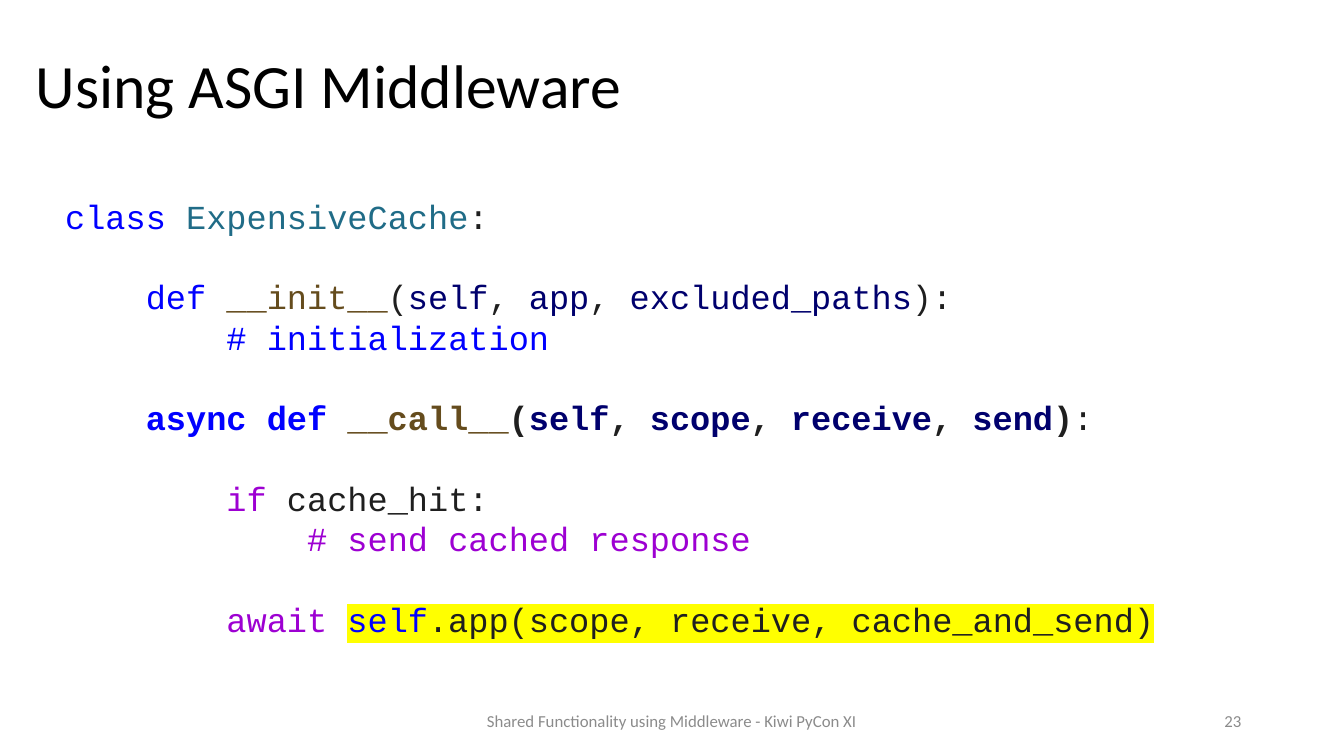
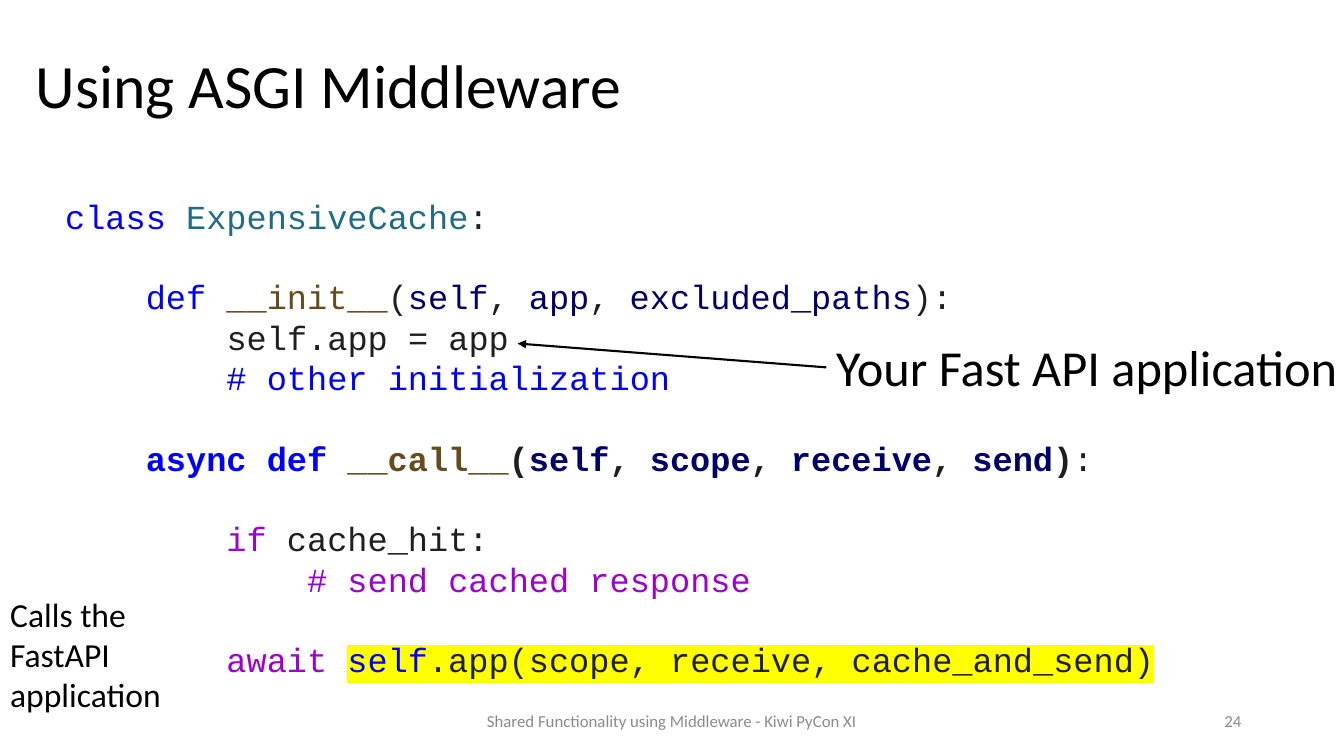
Before and after one commit to prod-python/kiwi-pycon-xi, a slide deck: slide 24 of slides.pptx (slide 23 before the commit). Drawn at 1344x756 pixels with LibreOffice and Linux fonts; fonts in the diff are those of the drawing. Boxes give left, top, right and bottom in pixels: in the first picture for what was removed or moved away, otherwise in the second. Text is boxed around its words. In the diff, an @@ line names an element or a change of style, - is before the commit and + after.

```diff
--- a/slides.pptx
+++ b/slides.pptx
@@ text at (227, 325, 670, 391): text changed @@
-# initialization
+self.app = app
+# other initialization
@@ arrow added from (827, 367) to (518, 344), #000000 1.5 pt @@
@@ text added at (836, 351, 1337, 394), 36 pt, text #000000 @@
+Your Fast API application
@@ text added at (10, 603, 161, 713), 24 pt, text #000000 @@
+Calls the FastAPI application
@@ page number at (1224, 716, 1241, 727): text changed @@
-23
+24
```
Also in this commit, not shown: 11 other slides changed, 3 slides added, 4 slides removed, 2 other files.
